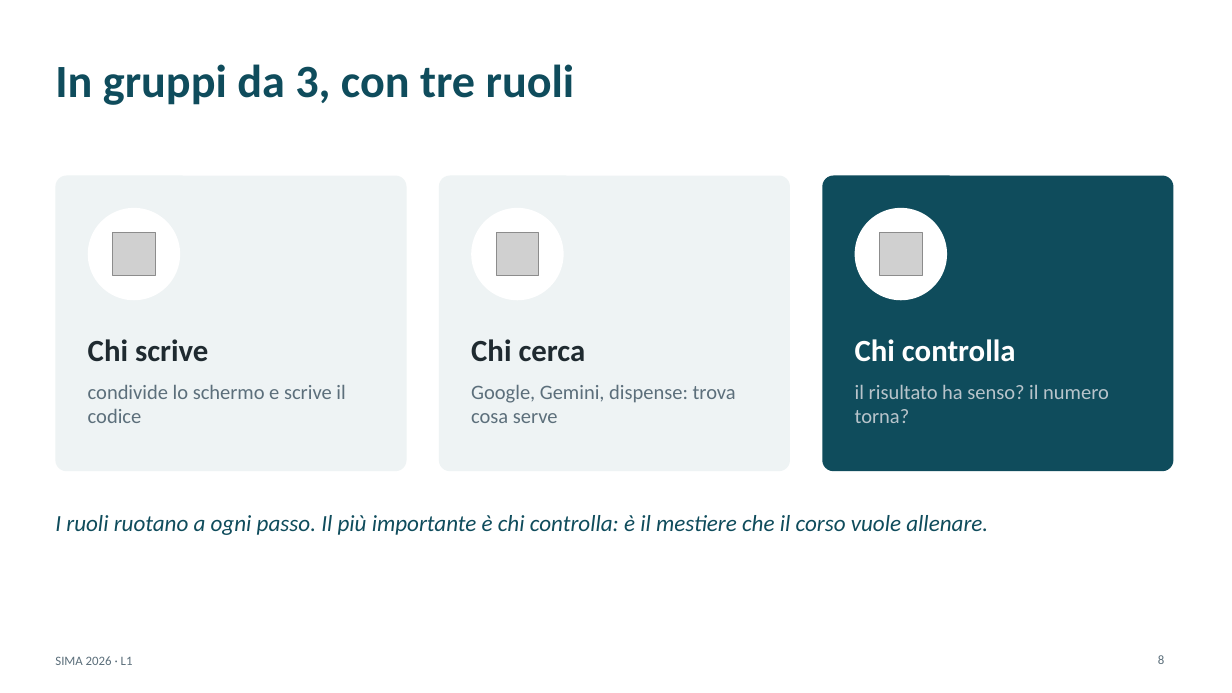
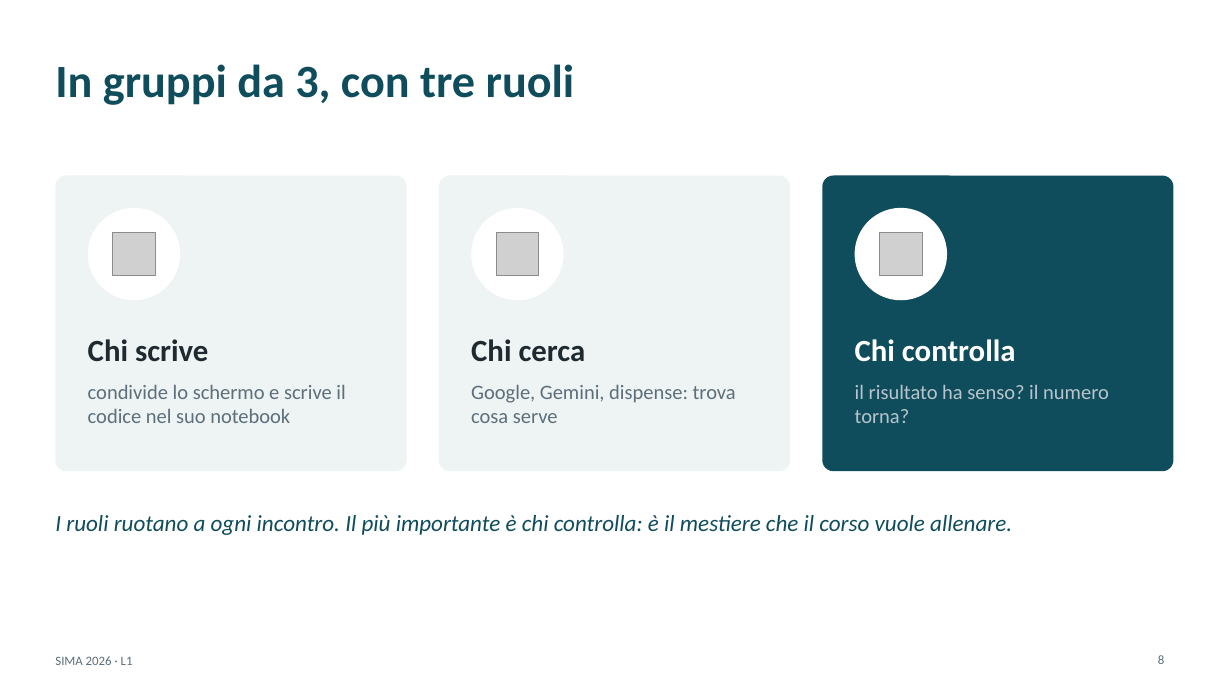
Before and after one commit to andrealorenzon/SIMA2026, a slide deck: slide 8 of lezioni/L01_python_calcolatrice/slide.pptx. Drawn at 1232x693 pixels with LibreOffice and Linux fonts; fonts in the diff are those of the drawing; grey boxes stand for pictures. Boxes give left, top, right and bottom in pixels: in the first picture for what was removed or moved away, otherwise in the second. Text is boxed around its words. In the diff, an @@ line names an element or a change of style, - is before the commit and + after.

```diff
--- a/lezioni/L01_python_calcolatrice/slide.pptx
+++ b/lezioni/L01_python_calcolatrice/slide.pptx
@@ text at <box>88,385,345,423</box>: text changed @@
-condivide lo schermo e scrive il codice
+condivide lo schermo e scrive il codice nel suo notebook
@@ text at <box>55,515,1012,535</box>: text changed @@
-I ruoli ruotano a ogni passo. Il più importante è chi controlla: è il mestiere che il corso vuole allenare.
+I ruoli ruotano a ogni incontro. Il più importante è chi controlla: è il mestiere che il corso vuole allenare.
```
Also in this commit, not shown: 18 other files.
